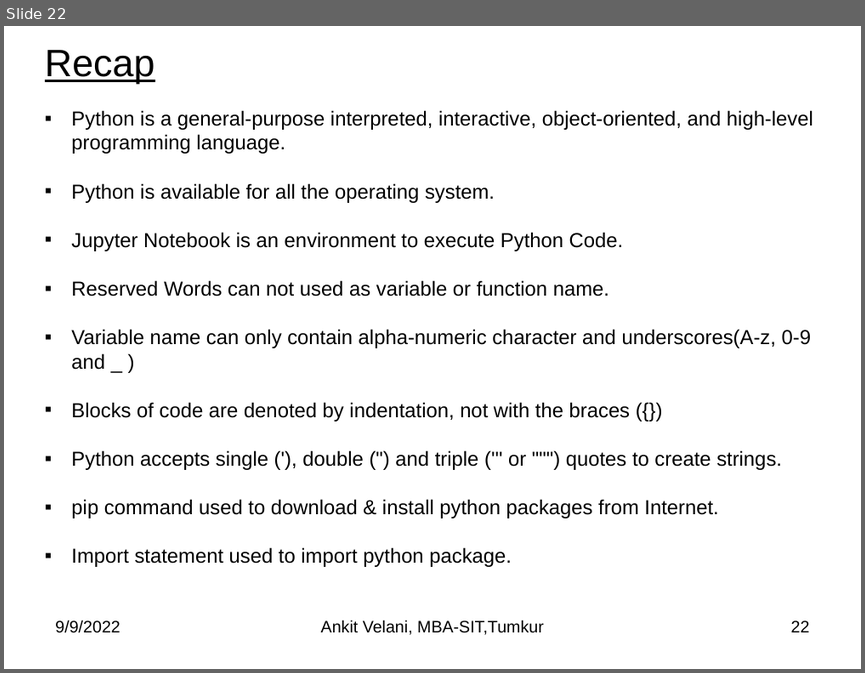
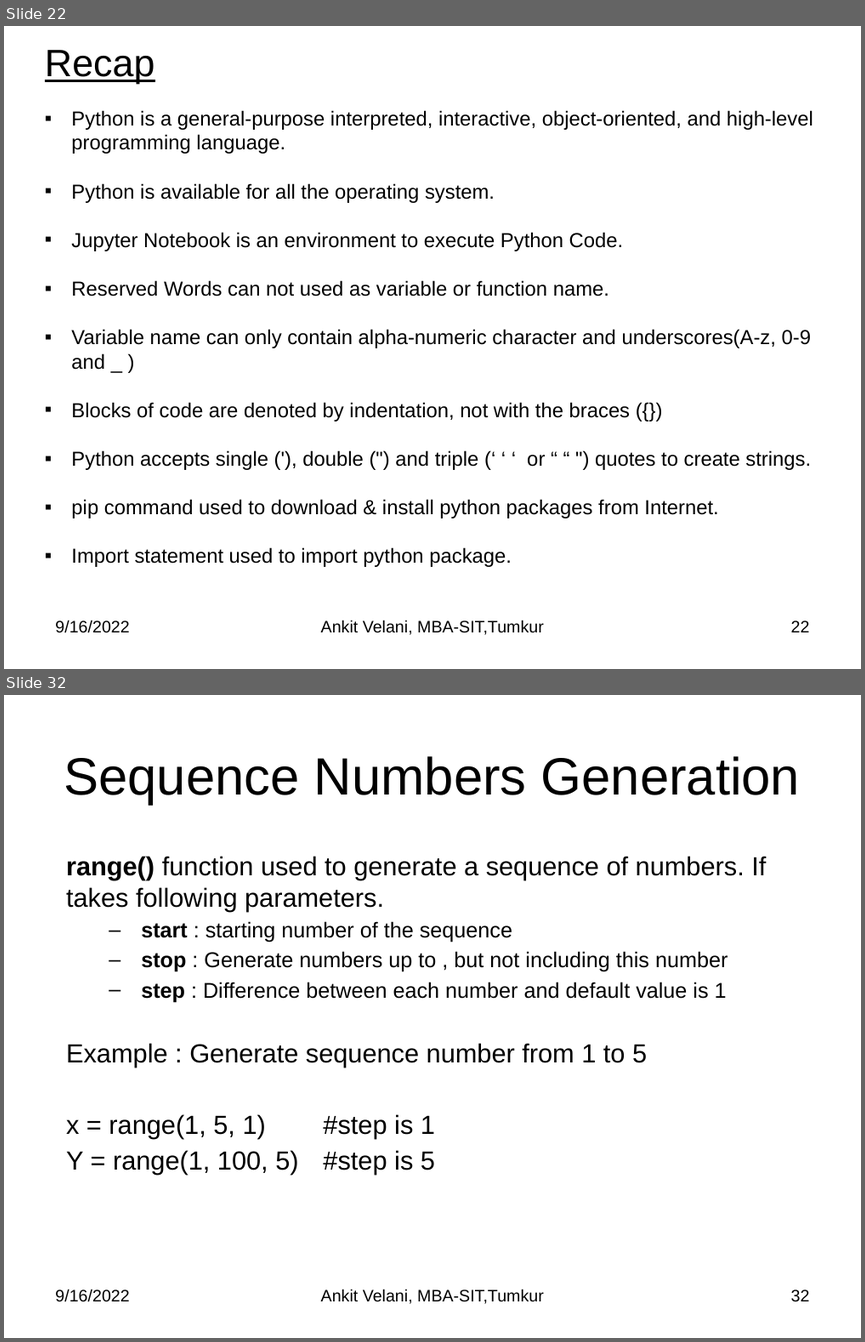
Before and after one commit to sitmbadept/sitmbadept.github.io, a slide deck: BDTM/Python/Unit-4-Python-Programming.pptx. Shown one above the other, each under a label of ours: slide 22 before the commit, slides 22 and 32 after it; the slides between them are not shown. The pictures are 865x673 and 865x1342 pixels, drawn with LibreOffice and Linux fonts; fonts in the diff are those of the drawing. Boxes give left, top, right and bottom in pixels: in the first picture for what was removed or moved away, otherwise in the second. Text is boxed around its words. In the diff, an @@ line names an element or a change of style, - is before the commit and + after.

```diff
--- a/BDTM/Python/Unit-4-Python-Programming.pptx
+++ b/BDTM/Python/Unit-4-Python-Programming.pptx
@@ slide 32 added at (4, 695, 861, 1338), background #FFFFFF @@
@@ title added at (64, 756, 800, 805), 44 pt, text #000000 @@
+Sequence Numbers Generation
@@ text added at (66, 856, 766, 1174), 22 pt, text #000000 @@
+range() function used to generate a sequence of numbers. If takes following parameters.
+  – start : starting number of the sequence
+  – stop : Generate numbers up to , but not including this number
+  – step : Difference between each number and default value is 1
+Example : Generate sequence number from 1 to 5
+x = range(1, 5, 1) #step is 1
+Y = range(1, 100, 5) #step is 5
@@ text added at (55, 1288, 129, 1302), 14 pt, text #000000 @@
+9/16/2022
@@ text added at (321, 1288, 544, 1304), 14 pt, text #000000 @@
+Ankit Velani, MBA-SIT,Tumkur
@@ page number added at (791, 1289, 810, 1302), 14 pt, text #000000 @@
+32
@@ slide 22 changed as well @@
@@ text at (71, 450, 811, 470): text changed @@
-▪ Python accepts single ('), double (") and triple (''' or """) quotes to create strings.
+▪ Python accepts single ('), double (") and triple (‘ ‘ ‘ or “ “ ") quotes to create strings.
@@ text at (55, 619, 129, 633): text changed @@
-9/9/2022
+9/16/2022
```
Also in this commit, not shown: 20 other slides changed, 41 other slides added, 1 other file.
